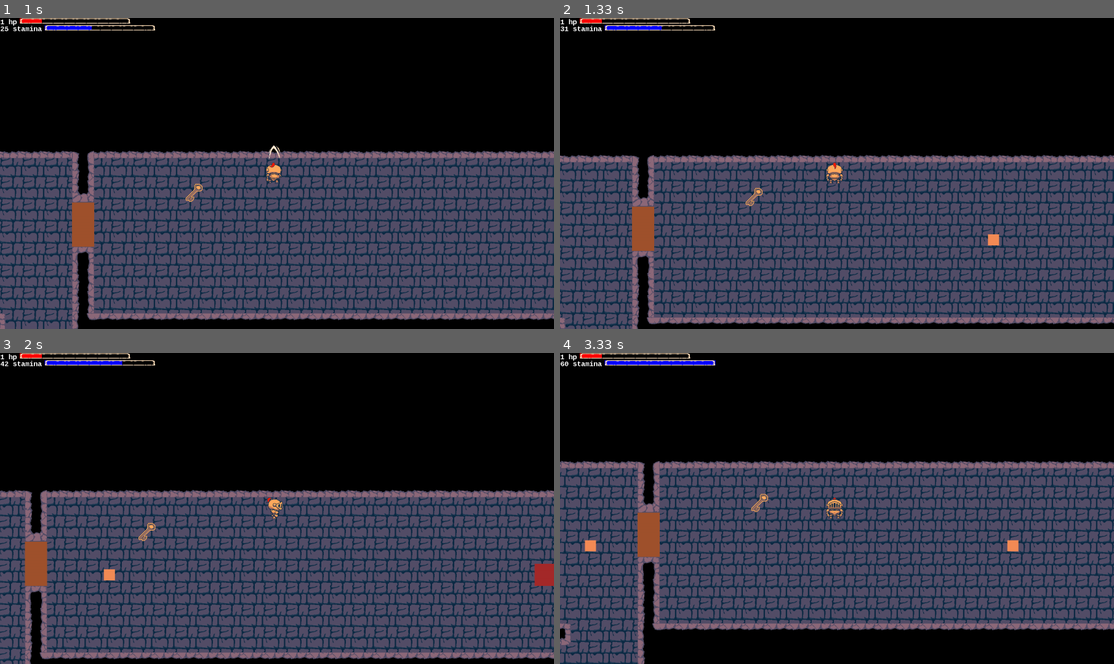
Above: before the commit, frames 1-4 (two rows, left to right).
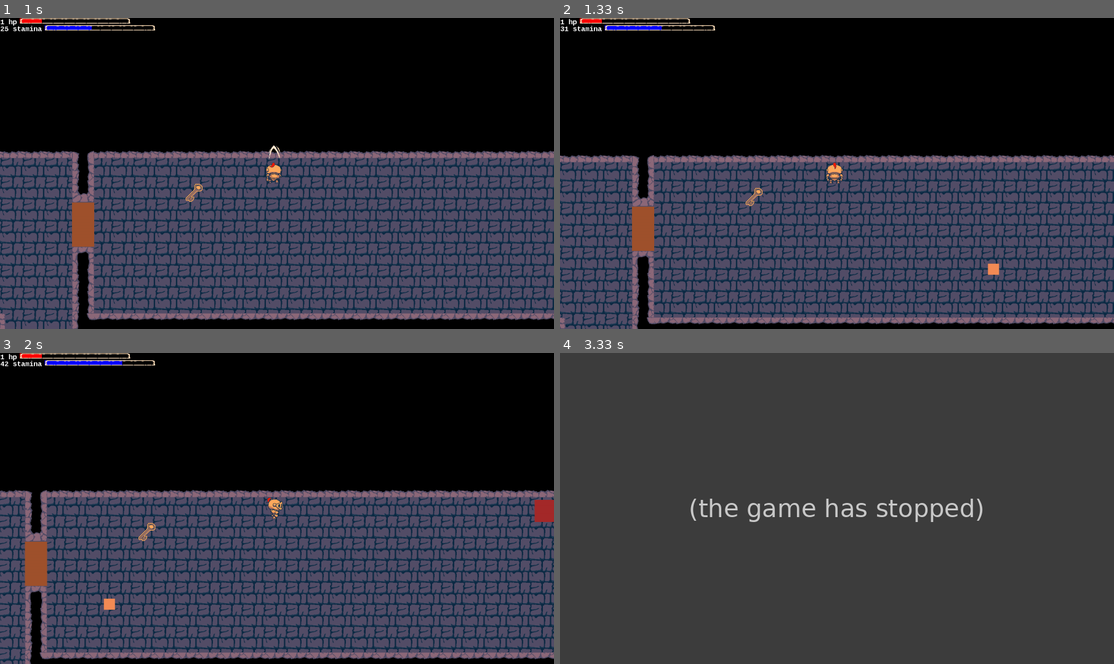
Above: after the commit, the same moments.

Repository: benedekhalaj/pygame-roguelike
Game: pygame game, started from play.py
Same seed, same stepped clock (60 frames per second), same inputs: the game is played once before the commit and once after it.
Inputs:
- Up to frame 1 (1 s): hold Right 0.33-0.8 s; hold Space from 0.83 s (still down); hold Up from 0.83 s (still down); tap Shift at 0.9 s
- Up to frame 2 (1.33 s): release Space at 1.13 s; release Up at 1.13 s; hold Up from 1.17 s (still down); tap Shift at 1.23 s
- Up to frame 3 (2 s): release Up at 1.47 s; hold Right 1.5-1.97 s; tap Shift at 1.57, 1.87 s
- Up to frame 4 (3.33 s): hold Left 2-2.53 s; tap Shift at 2.07, 2.37, 2.63 s; hold Down 2.57-2.87 s

Frame 1 is identical in both runs. In frame 2, 0.2% of the frame differs, in the area x 77-80%, y 69-83%; in frame 3, 0.7%; in frame 4, 99%, in the area x 0-100%, y 0-100%.
After the commit the program exited at 2.72 s; later frames show no game.

Commit message:
Shooter Enemy: Add movement

Diff:
--- a/controller/enemy_controller.py
+++ b/controller/enemy_controller.py
@@ -14,5 +14,6 @@
             enemy_character.set_facing(objects)
 
         elif enemy_character.type == 'shooter':
+            enemy_character.move(objects)
             enemy_character.shoot(objects)
             enemy_character.delete_projectile()
--- a/model/enemy/enemy.py
+++ b/model/enemy/enemy.py
@@ -137,11 +137,35 @@
         self.texture_count_limit = 60
         self.color = colors.BROWN
 
+        self.velocity = 5
+        self.direction = 'down'
+
         self.projectiles = []
         self.projectile_timer = 0
         self.projectile_timer_limit = 60
 
         self.visible = True
+
+    def move(self, objects):
+        if self.direction == 'right':
+            self.rect.x += self.velocity
+        elif self.direction == 'left':
+            self.rect.x -= self.velocity
+        elif self.direction == 'down':
+            self.rect.y += self.velocity
+        elif self.direction == 'up':
+            self.rect.y -= self.velocity
+
+        for wall in objects['walls']:
+                if self.rect.colliderect(wall.rect):
+                    if self.direction == 'right':
+                        self.direction = 'left'
+                    elif self.direction == 'left':
+                        self.direction = 'right'
+                    elif self.direction == 'down':
+                        self.direction = 'up'
+                    elif self.direction == 'up':
+                        self.direction = 'down'
 
     def shoot(self, objects):
         if self.visible:
--- a/model/map/map.py
+++ b/model/map/map.py
@@ -2,6 +2,10 @@
 import model.enemy.enemy as enemy
 import model.item.item as items
 import model.player.player as player
+
+
+LEVEL_1 = 'map.csv'
+LEVEL_2 = 'level_2.csv'
 
 
 def generate_map():
